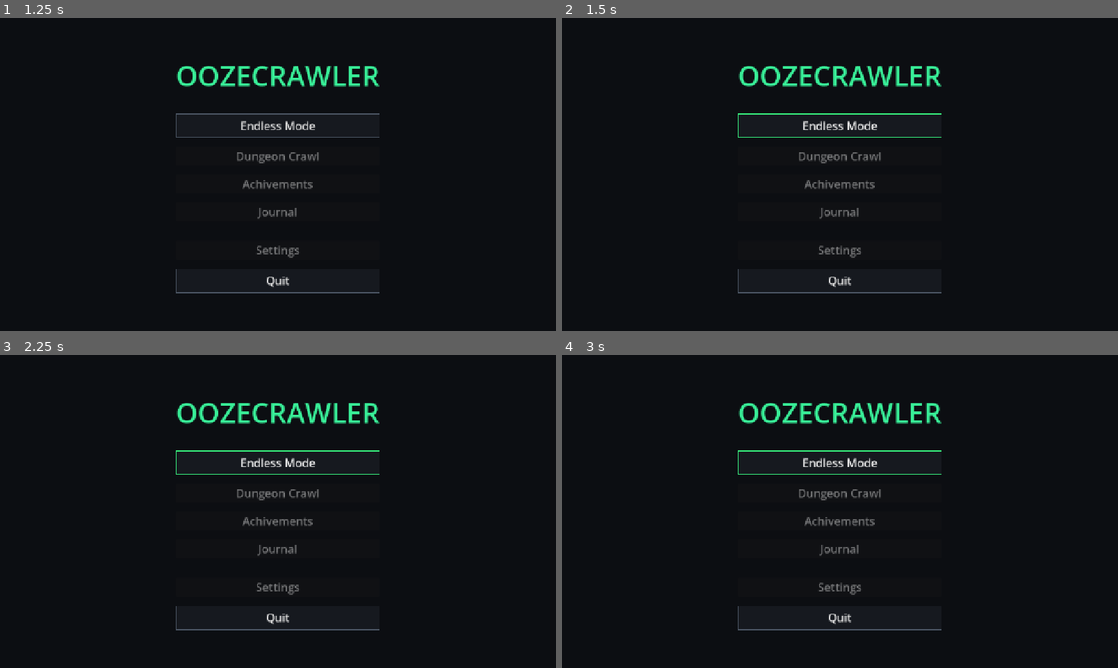
Above: before the commit, frames 1-4 (two rows, left to right).
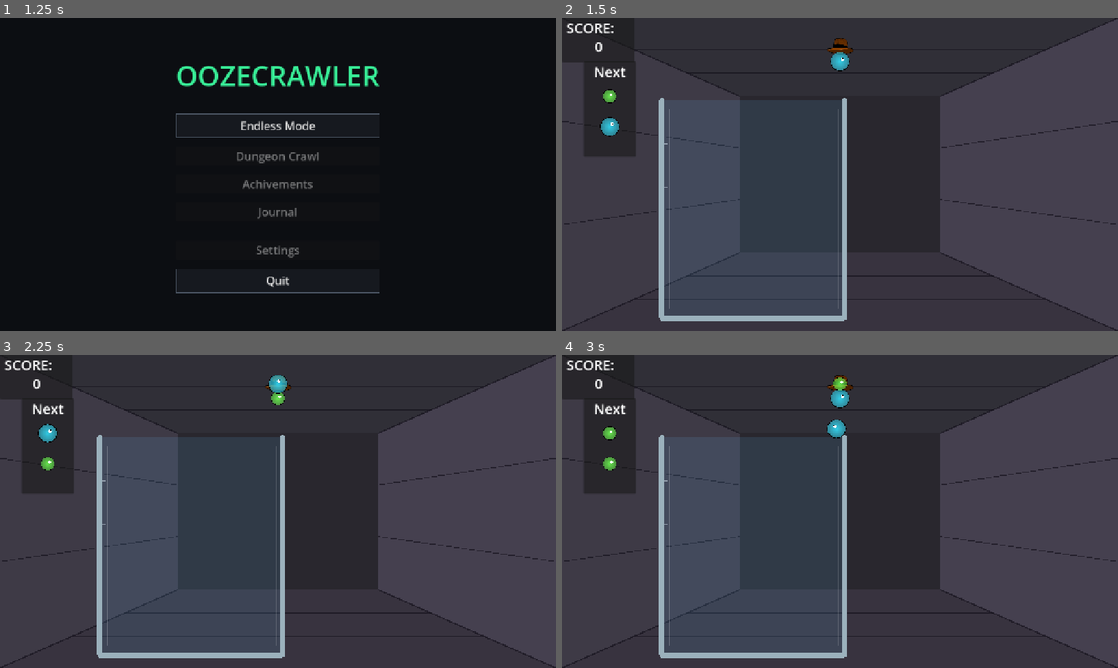
Above: after the commit, the same moments.

Repository: broli/oozecrawler
Game: Godot game, scene res://scenes/ui/splash_screen.tscn
Same seed, same stepped clock (60 frames per second), same inputs: the game is played once before the commit and once after it. Before the commit the project has no main scene; this scene is started directly in both runs.
Inputs (mouse positions are in pixels of both pictures, inside the frame that each line leads up to):
- Up to frame 1 (1.25 s): tap Enter at 0.5 s; move the mouse to (400, 158) at 0.52 s; click (400, 158) at 0.67 s
- Up to frame 2 (1.5 s): click "Endless Mode" at 1.25 s
- Up to frame 3 (2.25 s): click (278, 461) at 2 s, where only the run before the commit has a clickable "Endless Mode"
- Up to frame 4 (3 s): click (840, 461) at 2.75 s, where only the run before the commit has a clickable "Endless Mode"

Frame 1 is identical in both runs. In frame 2, 97% of the frame differs, in the area x 0-100%, y 0-100%; in frame 3, 97%; in frame 4, 97%.

Commit message:
feat: complete MVP shell with splash, menu, and endless game-over loop

Diff:
--- a/project.godot
+++ b/project.godot
@@ -11,6 +11,7 @@
 [application]
 
 config/name="Oozecrawler"
+run/main_scene="uid://bc5ywi5uswo7t"
 config/features=PackedStringArray("4.7", "GL Compatibility")
 config/icon="res://icon.svg"
 
--- a/scenes/ui/main_menu.tscn
+++ b/scenes/ui/main_menu.tscn
@@ -1,4 +1,6 @@
 [gd_scene format=3 uid="uid://t7ir5j160j08"]
+
+[ext_resource type="Script" uid="uid://bhkdfrtd5wl53" path="res://scripts/scenes/ui/main_menu.gd" id="1_sl1te"]
 
 [sub_resource type="LabelSettings" id="LabelSettings_ktxv1"]
 font_size = 64
@@ -11,6 +13,7 @@
 anchor_bottom = 1.0
 grow_horizontal = 2
 grow_vertical = 2
+script = ExtResource("1_sl1te")
 
 [node name="Background" type="ColorRect" parent="." unique_id=595154708]
 layout_mode = 1
@@ -51,12 +54,12 @@
 disabled = true
 text = "Dungeon Crawl"
 
-[node name="AchivementsButton" type="Button" parent="CenterContainer/VBoxContainer" unique_id=145420223]
+[node name="AchievementsButton" type="Button" parent="CenterContainer/VBoxContainer" unique_id=145420223]
 layout_mode = 2
 disabled = true
 text = "Achivements"
 
-[node name="Journal" type="Button" parent="CenterContainer/VBoxContainer" unique_id=876462283]
+[node name="JournalButton" type="Button" parent="CenterContainer/VBoxContainer" unique_id=876462283]
 layout_mode = 2
 disabled = true
 text = "Journal"
--- a/scripts/scenes/ui/main_menu.gd
+++ b/scripts/scenes/ui/main_menu.gd
@@ -1,12 +1,12 @@
 extends Control
 
 #referencs for controls
-@onready var endless_mode_button: Button = $VBoxContainer/EndlessModeButton
-@onready var dungeon_crawl_button: Button = $VBoxContainer/DungeonCrawlButton
-@onready var achievements_button: Button = $VBoxContainer/AchievementsButton
-@onready var journal_button: Button = $VBoxContainer/JournalButton
-@onready var settings_button: Button = $VBoxContainer/SettingsButton
-@onready var quit_button: Button = $VBoxContainer/QuitButton
+@onready var endless_mode_button: Button = $CenterContainer/VBoxContainer/EndlessButton
+@onready var dungeon_crawl_button: Button = $CenterContainer/VBoxContainer/DungeonButton
+@onready var achievements_button: Button = $CenterContainer/VBoxContainer/AchievementsButton
+@onready var journal_button: Button = $CenterContainer/VBoxContainer/JournalButton
+@onready var settings_button: Button = $CenterContainer/VBoxContainer/SettingsButton
+@onready var quit_button: Button = $CenterContainer/VBoxContainer/QuitButton
 
 func _ready() -> void:
 	endless_mode_button.pressed.connect(_on_endless_mode_button_pressed)
Not shown, changed: TODO.md
Not shown, changed: docs/GDD.md
Not shown, changed: docs/IDEAS.md
